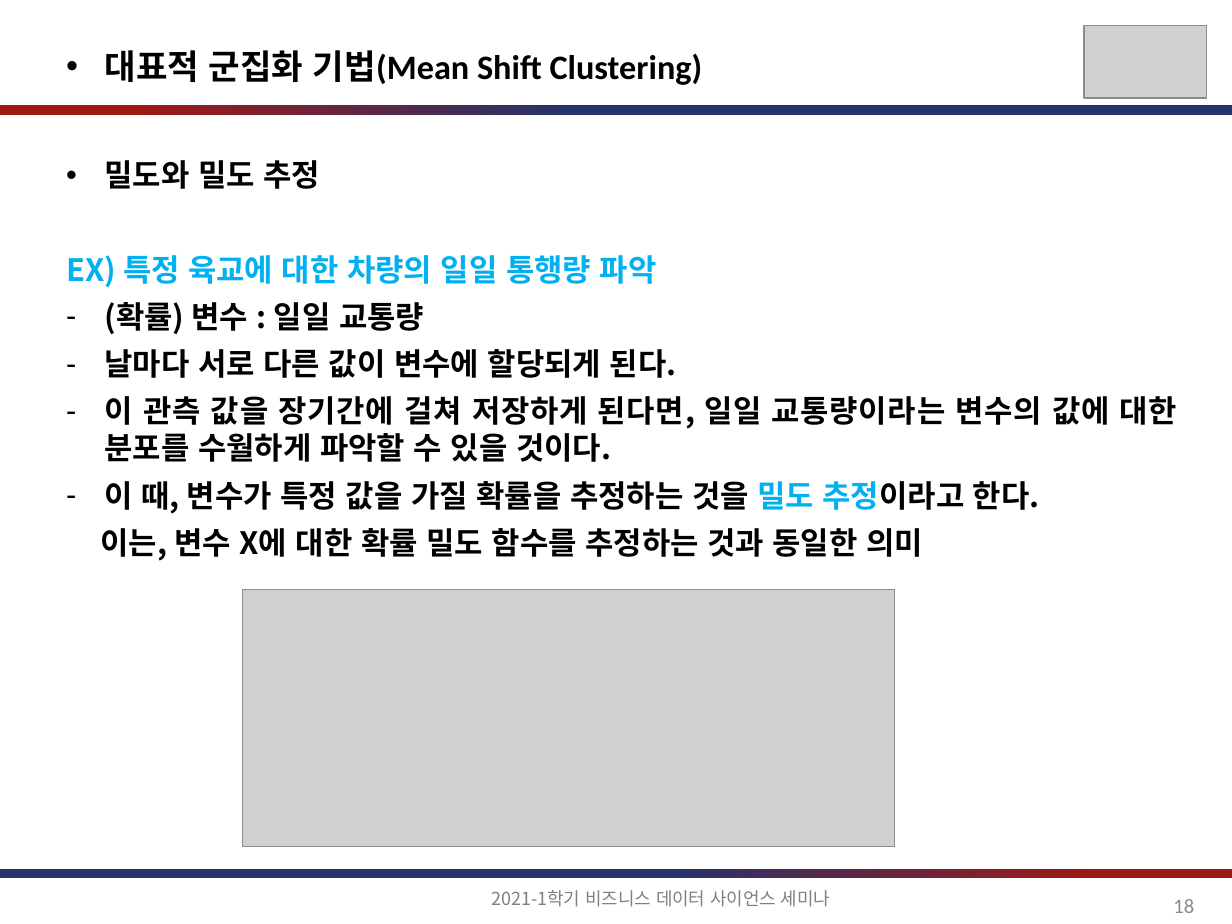
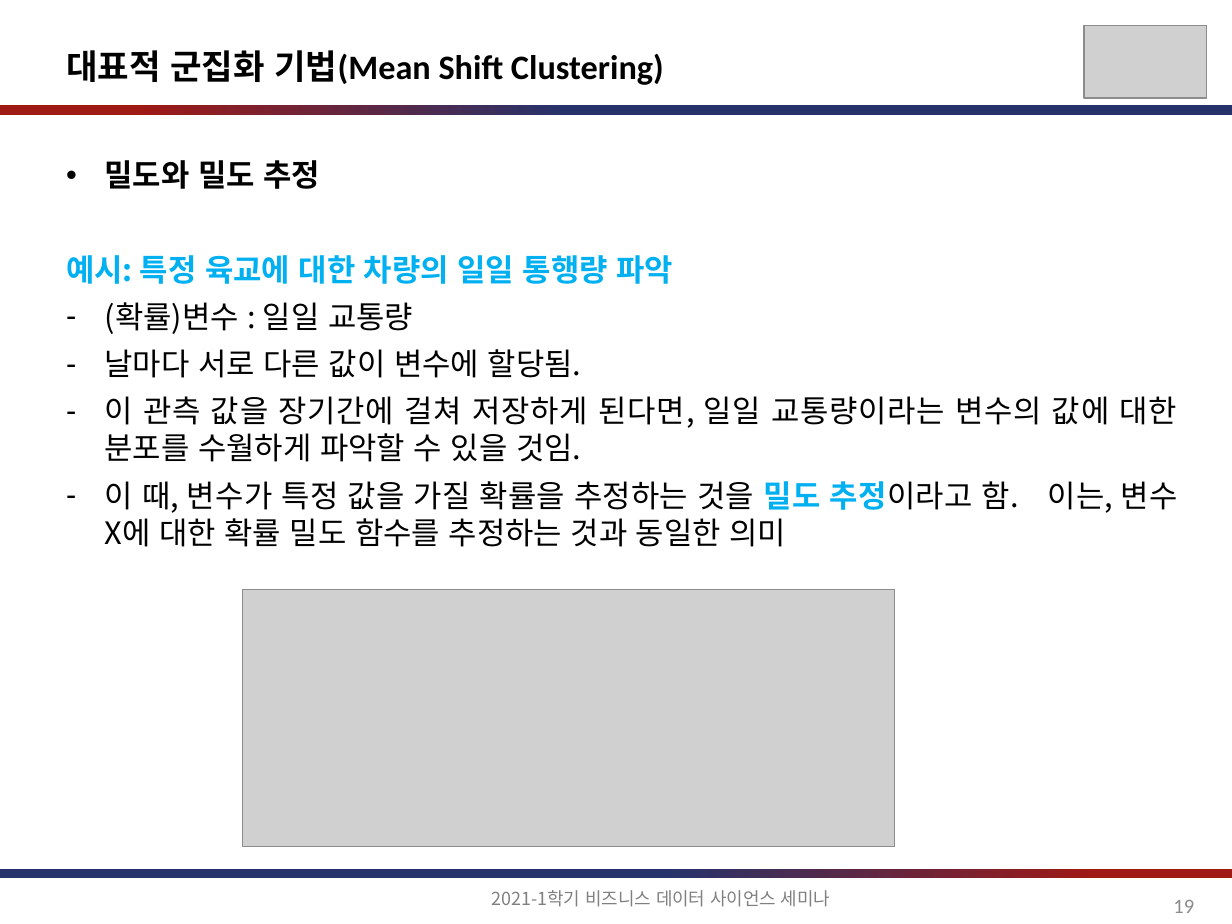
Before and after one commit to jihoahn9303/Seminar_For_Business_DS, a slide deck: slide 19 of document/비즈니스를_위한_데이터과학_6장.pptx (slide 18 before the commit). Drawn at 1232x924 pixels with LibreOffice and Linux fonts; fonts in the diff are those of the drawing; grey boxes stand for pictures. Boxes give left, top, right and bottom in pixels: in the first picture for what was removed or moved away, otherwise in the second. Text is boxed around its words. In the diff, an @@ line names an element or a change of style, - is before the commit and + after.

Commit message:
Update ppt file

```diff
--- a/document/비즈니스를_위한_데이터과학_6장.pptx
+++ b/document/비즈니스를_위한_데이터과학_6장.pptx
@@ text "대표적 군집화 기법(Mean Shift Clustering)" at (x1=66, y1=50, x2=664, y2=85): bullet • to none @@
@@ text at (x1=66, y1=255, x2=1178, y2=547): text changed; bold off @@
-EX) 특정 육교에 대한 차량의 일일 통행량 파악
-– (확률) 변수 : 일일 교통량
-– 날마다 서로 다른 값이 변수에 할당되게 된다.
-– 이 관측 값을 장기간에 걸쳐 저장하게 된다면, 일일 교통량이라는 변수의 값에 대한 분포를 수월하게 파악할 수 있을 것이다.
-– 이 때, 변수가 특정 값을 가질 확률을 추정하는 것을 밀도 추정이라고 한다.
-이는, 변수 X에 대한 확률 밀도 함수를 추정하는 것과 동일한 의미
+예시: 특정 육교에 대한 차량의 일일 통행량 파악
+– (확률)변수 : 일일 교통량
+– 날마다 서로 다른 값이 변수에 할당됨.
+– 이 관측 값을 장기간에 걸쳐 저장하게 된다면, 일일 교통량이라는 변수의 값에 대한 분포를 수월하게 파악할 수 있을 것임.
+– 이 때, 변수가 특정 값을 가질 확률을 추정하는 것을 밀도 추정이라고 함. 이는, 변수 X에 대한 확률 밀도 함수를 추정하는 것과 동일한 의미
@@ page number at (x1=1173, y1=900, x2=1194, y2=913): text changed @@
-18
+19
```
Also in this commit, not shown: 36 other slides changed, 4 slides added, 1 slide removed.
